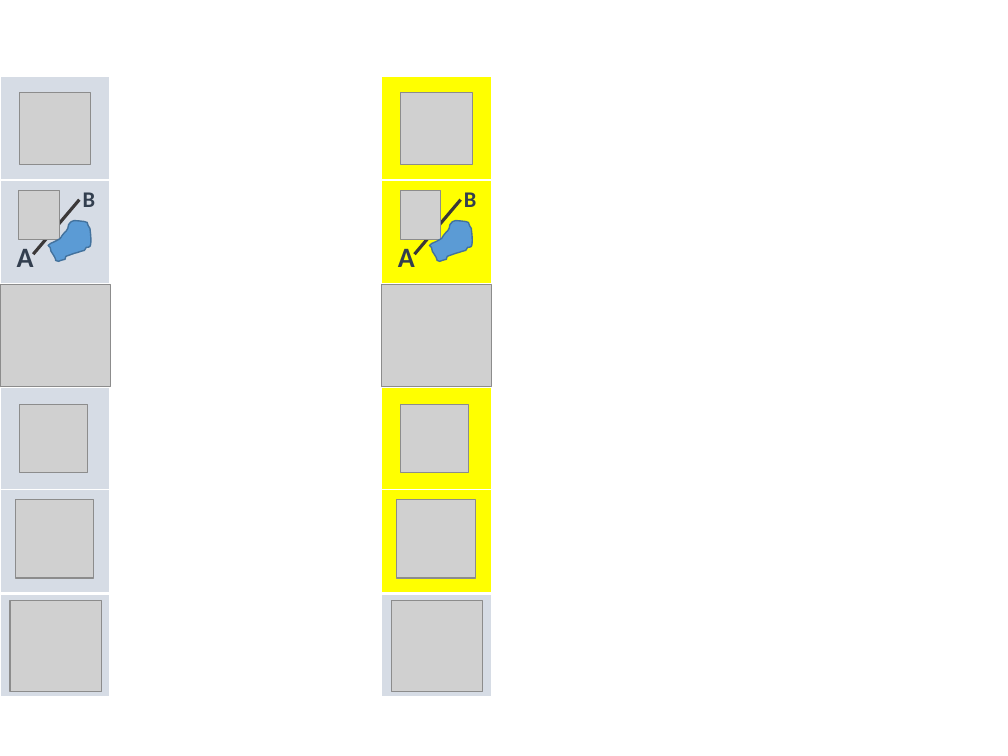
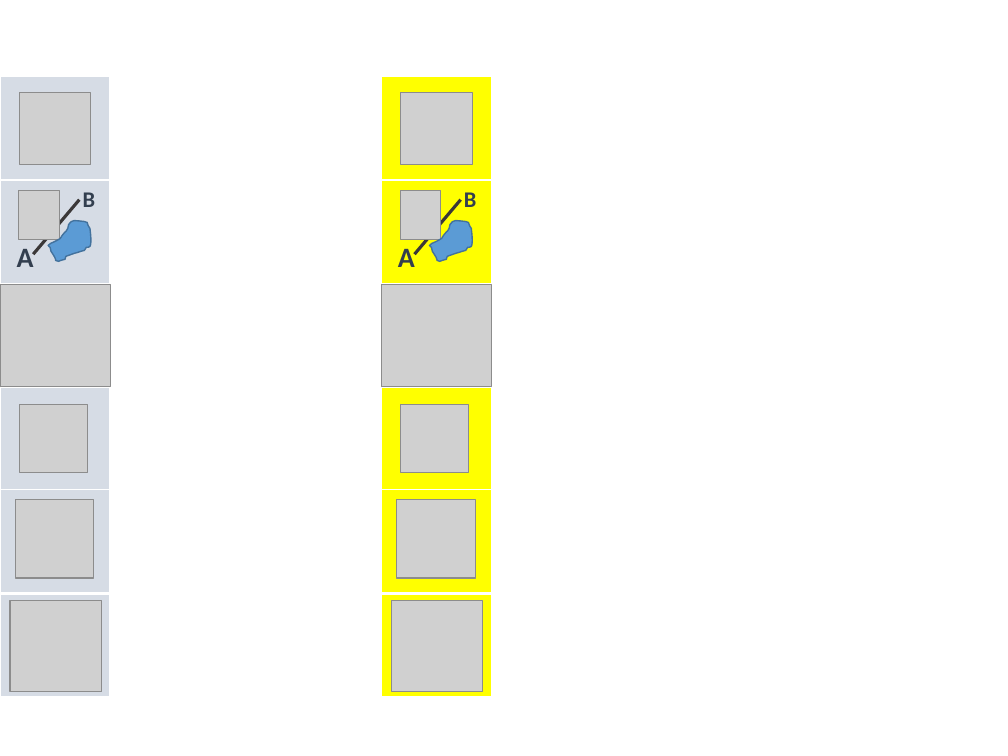
Before and after one commit to PokerM/test1, a slide deck: slide 7 of IconMaking.pptx. Drawn at 1008x756 pixels with LibreOffice and Linux fonts; fonts in the diff are those of the drawing; grey boxes stand for pictures. Boxes give left, top, right and bottom in pixels: in the first picture for what was removed or moved away, otherwise in the second. Text is boxed around its words. In the diff, an @@ line names an element or a change of style, - is before the commit and + after.

```diff
--- a/IconMaking.pptx
+++ b/IconMaking.pptx
@@ rectangle at (381,594,491,698): fill #D6DCE5 to #FFFF00 @@
```
Also in this commit, not shown: 24 other files.
